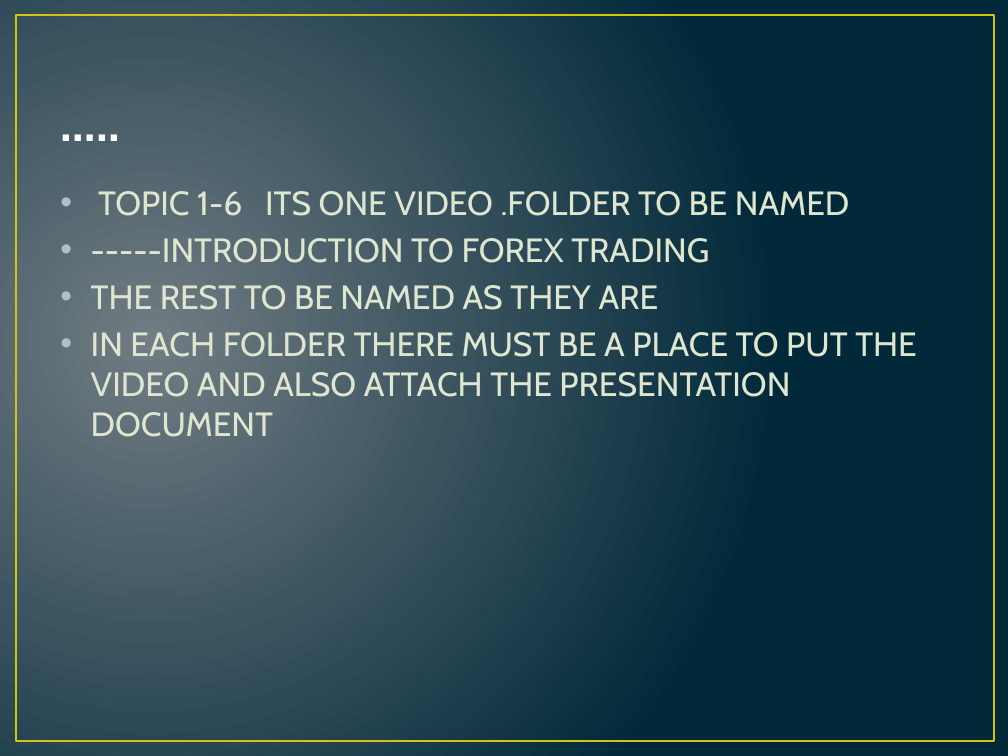
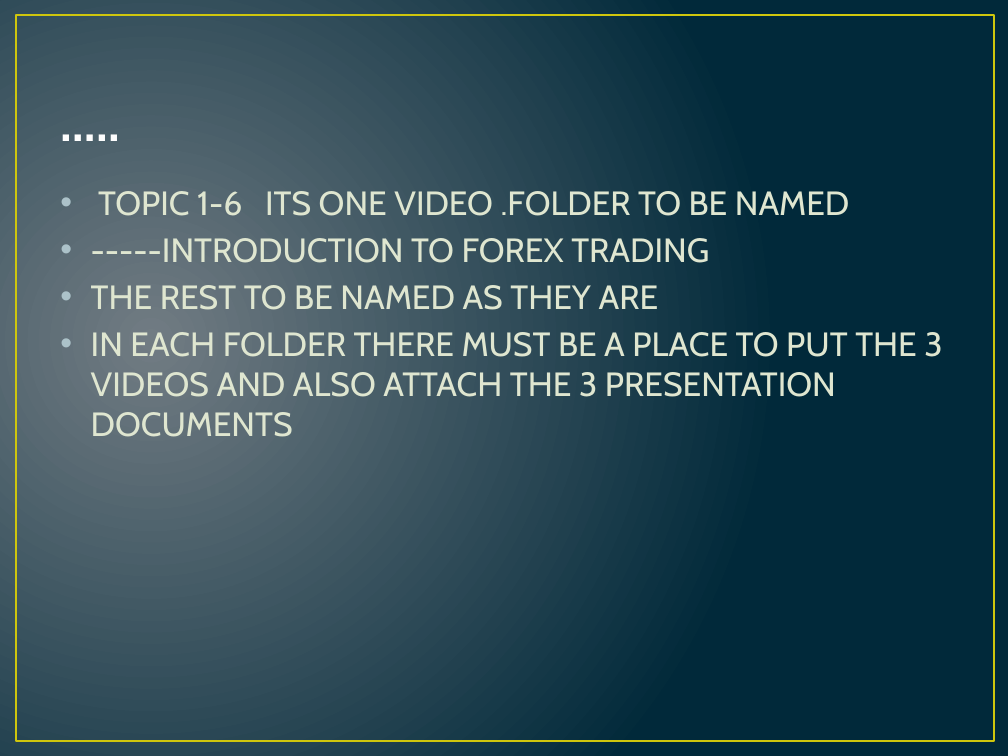
Before and after one commit to KatlegoMokethi/Forex-Masters, a slide deck: slide 7 of docs/WEBSITE UPDATE fx masters.pptx. Drawn at 1008x756 pixels with LibreOffice and Linux fonts; fonts in the diff are those of the drawing. Boxes give left, top, right and bottom in pixels: in the first picture for what was removed or moved away, otherwise in the second. Text is boxed around its words. In the diff, an @@ line names an element or a change of style, - is before the commit and + after.

Commit message:
Update file

```diff
--- a/docs/WEBSITE UPDATE fx masters.pptx
+++ b/docs/WEBSITE UPDATE fx masters.pptx
@@ text at (x1=91, y1=332, x2=942, y2=437): text changed @@
-• IN EACH FOLDER THERE MUST BE A PLACE TO PUT THE VIDEO AND ALSO ATTACH THE PRESENTATION DOCUMENT
+• IN EACH FOLDER THERE MUST BE A PLACE TO PUT THE 3 VIDEOS AND ALSO ATTACH THE 3 PRESENTATION DOCUMENTS
```
Also in this commit, not shown: 3 other slides changed.
